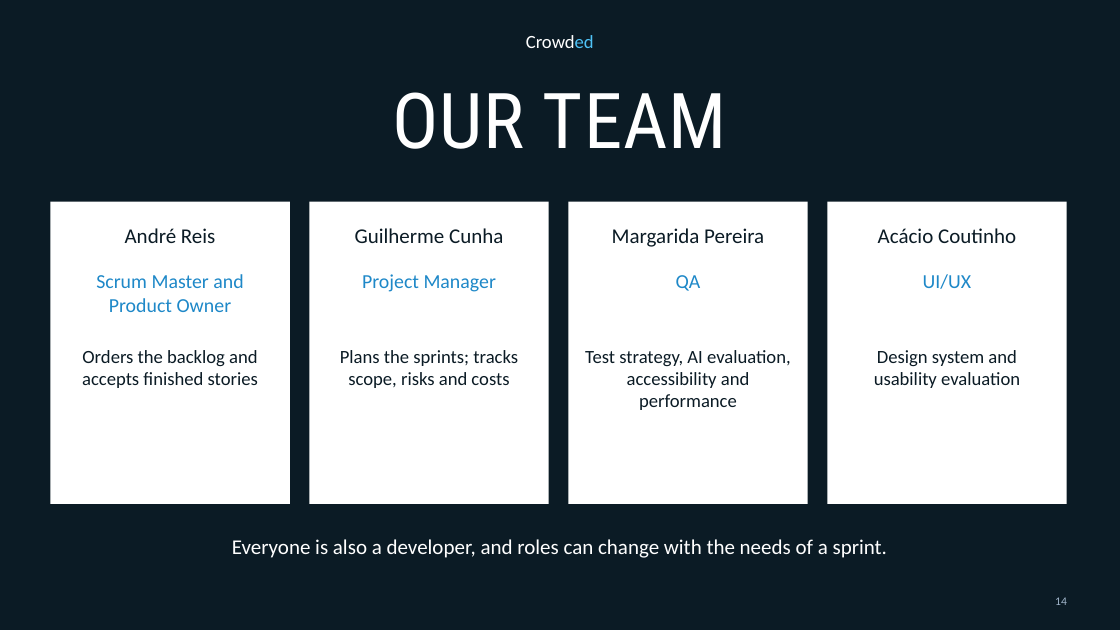
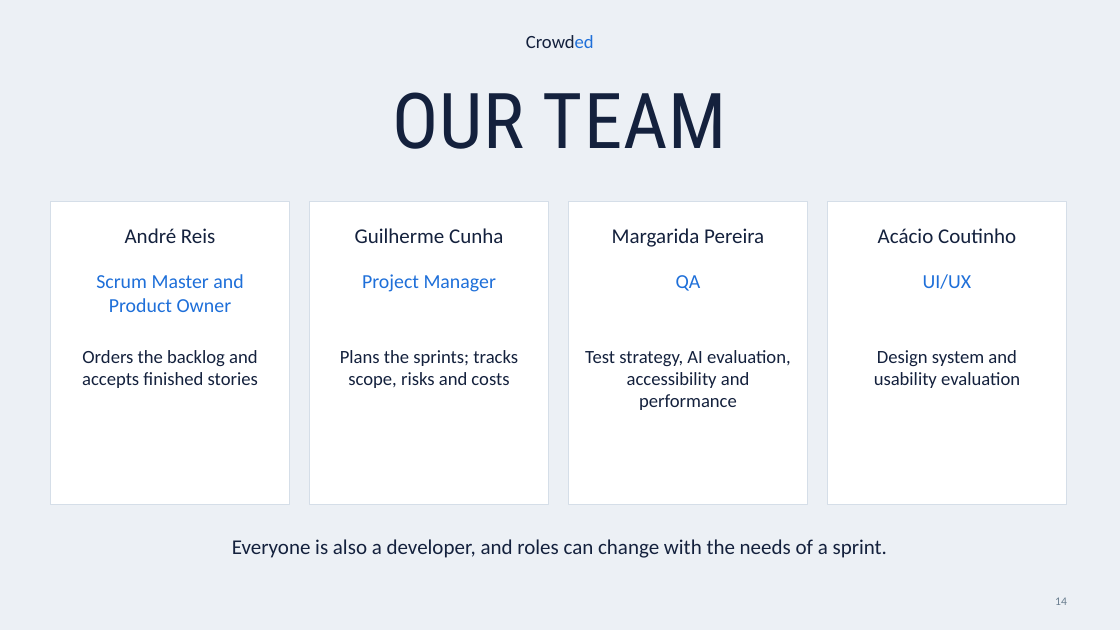
Before and after one commit to andrereis26/crowded-labdsof, a slide deck: slide 14 of docs/presentations/Sprint1/Crowded_LABDSOF_Presentation_Sprint1_PL.pptx. Drawn at 1120x630 pixels with LibreOffice and Linux fonts; fonts in the diff are those of the drawing; background and template pictures are left out. Boxes give left, top, right and bottom in pixels: in the first picture for what was removed or moved away, otherwise in the second. Text is boxed around its words. In the diff, an @@ line names an element or a change of style, - is before the commit and + after.

Commit message:
docs(#12): Redo Sprint 1 PL and T-TP presentations and update operating costs

```diff
--- a/docs/presentations/Sprint1/Crowded_LABDSOF_Presentation_Sprint1_PL.pptx
+++ b/docs/presentations/Sprint1/Crowded_LABDSOF_Presentation_Sprint1_PL.pptx
@@ background picture (left out) to #F4F6F9 @@
@@ rectangle at bbox=[0, 0, 1120, 630]: fill #0B1B25 at 45% opacity to #F4F6F9 at 45% opacity @@
@@ rectangle added at bbox=[0, 0, 1120, 630], fill #E6ECF3 @@
@@ text "Crowded" at bbox=[526, 35, 594, 48]: text colour #FFFFFF to #14213D, text colour #4FC3F7 to #1E6FD9 in "Crowded" @@
@@ text "OUR TEAM" at bbox=[392, 92, 727, 149]: text colour #FFFFFF to #14213D @@
@@ outline none to #D5DEE8 0.75 pt in 4 elements at bbox=[50, 202, 290, 504], bbox=[309, 202, 549, 504], bbox=[569, 202, 808, 504], bbox=[828, 202, 1067, 504] @@
@@ text colour #1E88C8 to #1E6FD9 in 4 elements at bbox=[96, 274, 243, 312], bbox=[362, 274, 496, 292], bbox=[676, 275, 701, 291], bbox=[923, 274, 971, 289] @@
@@ text colour #0B1B25 to #14213D in 8 elements at bbox=[125, 228, 215, 243], bbox=[82, 350, 258, 388], bbox=[355, 228, 503, 243], bbox=[340, 350, 518, 388], bbox=[612, 228, 764, 247], bbox=[585, 350, 791, 410], bbox=[878, 228, 1016, 243], bbox=[874, 350, 1020, 388] @@
@@ text "Everyone is also a developer, ..." at bbox=[232, 539, 887, 558]: text colour #FFFFFF to #14213D @@
@@ page number at bbox=[1055, 597, 1067, 605]: text colour #9FB3C8 to #6B7F90 @@
```
Also in this commit, not shown: 28 other slides changed, 1 slide added, 1 slide removed, 3 other files.
